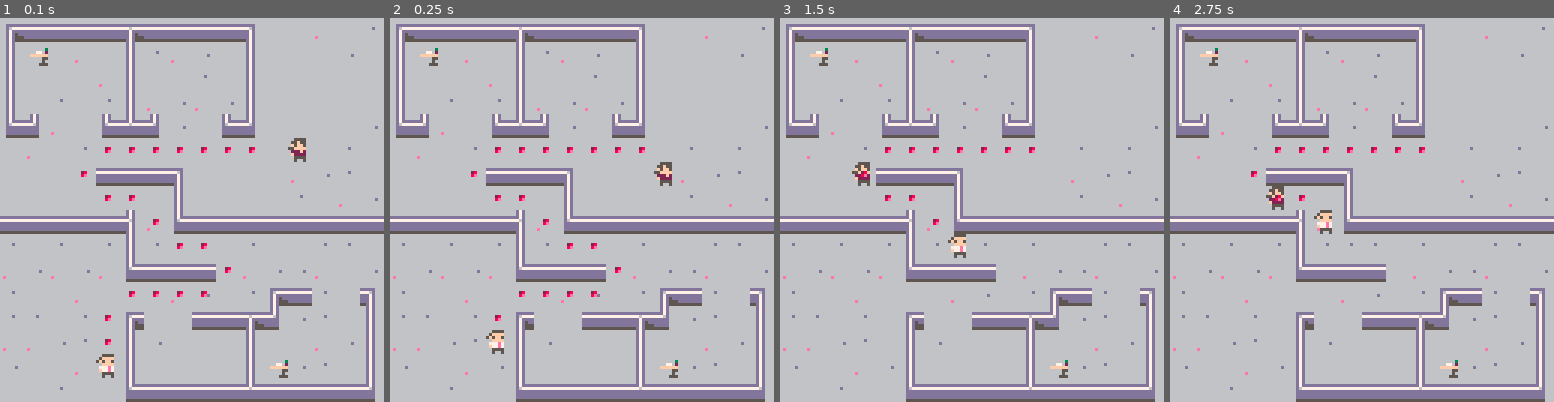
Above: before the commit, frames 1-4 (left to right).
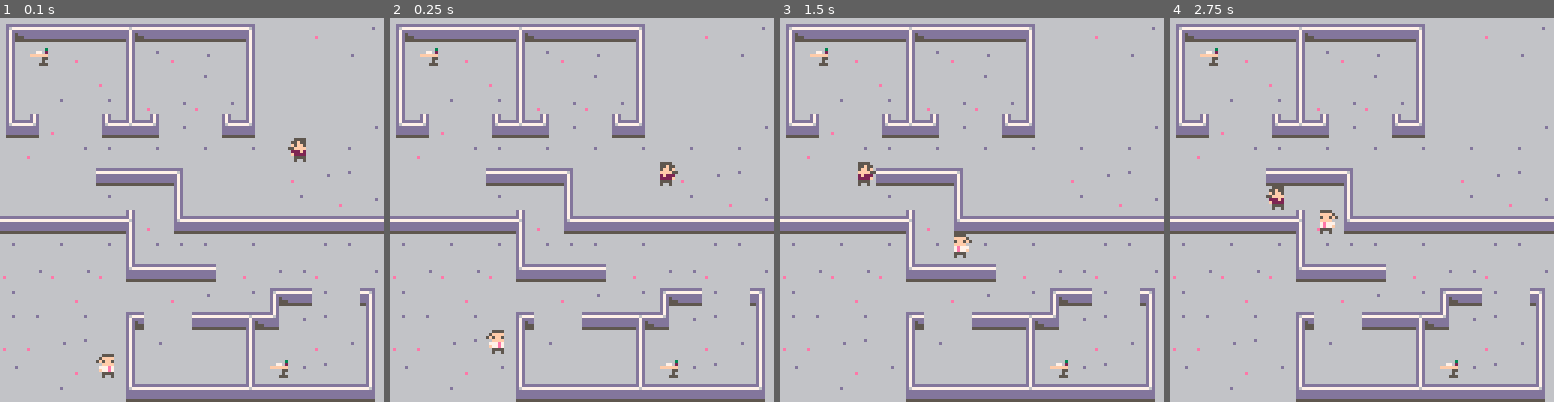
Above: after the commit, the same moments.

Repository: BordenJardine/dwarf-office
Game: PICO-8 cartridge dorfoff.p8
Same seed, same stepped clock (60 frames per second), same inputs: the game is played once before the commit and once after it.
Inputs:
- Up to frame 1 (0.1 s): no input
- Up to frame 2 (0.25 s): no input
- Up to frame 3 (1.5 s): no input
- Up to frame 4 (2.75 s): no input

The runs differ from the first frame. In frame 1, 0.5% of the frame differs, in the area x 21-67%, y 33-86%; in frame 2, 0.6%, in the area x 21-75%, y 33-79%; in frame 3, 0.4%; in frame 4, 0.3%.

Commit message:
fix flipping

Diff:
--- a/dorfoff.p8
+++ b/dorfoff.p8
@@ -59,7 +59,7 @@
 	for a in all(actors) do
 		a:draw()
 	end
-	draw_path(actors[1].path)
+	-- draw_path(actors[1].path)
 end
 
 -->8
@@ -456,9 +456,6 @@
 	if (self.step_timer != 0 or self.task != 'walking' or #self.path < 1) return
 	local current_node = graph[self.tile]
 	self.tile = popend(self.path)
-	if self.tile == 0 then
-		printh('wtf!')
-	end
 	local new_node = graph[self.tile]
 
 	del(current_node.occupants, self.index)
@@ -466,8 +463,8 @@
 
 	local current_x = current_node.pos.x
 	local new_x = new_node.pos.x
-	if (newx == currentx) return
-	if newx < currentx then
+	if (new_x == current_x) return
+	if new_x < current_x then
 		self.flip_facing = true
 	else
 		self.flip_facing = false
@@ -556,7 +553,7 @@
 function socialize_arriving(self)
 	local w1 = self.workers[1]
 	local w2 = self.workers[2]
-	if distance(w1.tile, w2.tile) < 2 then
+	if distance(w1.tile, w2.tile) < 1 then
 		w1:socialize()
 		w2:socialize()
 		self:advance()
